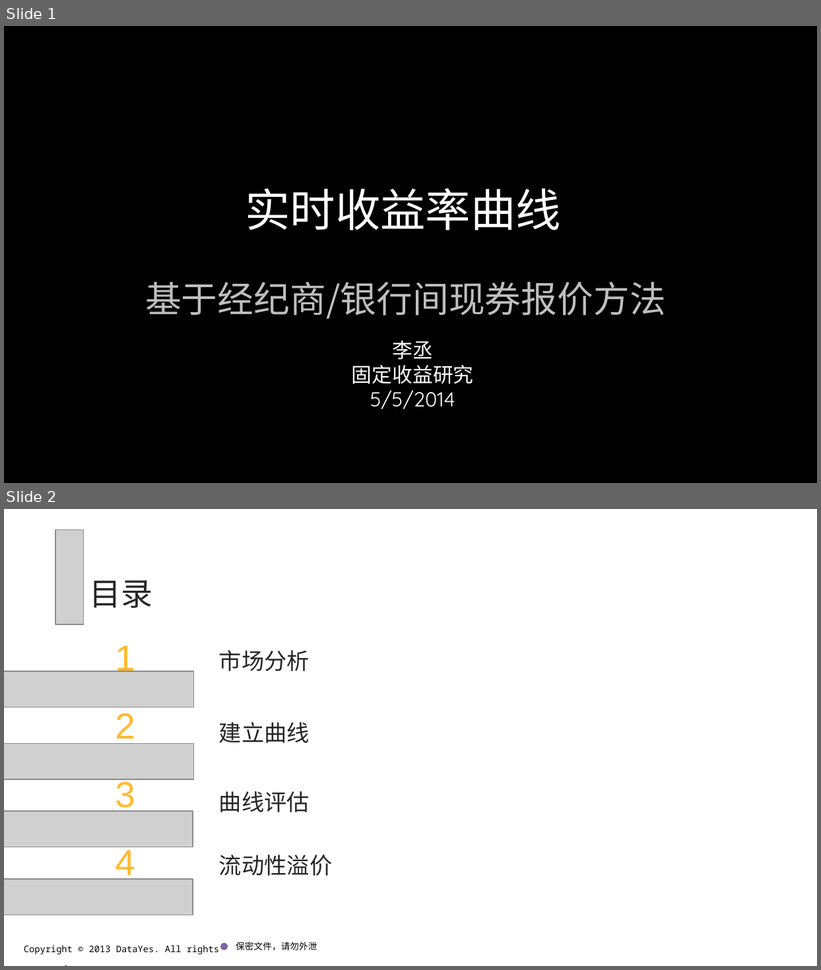
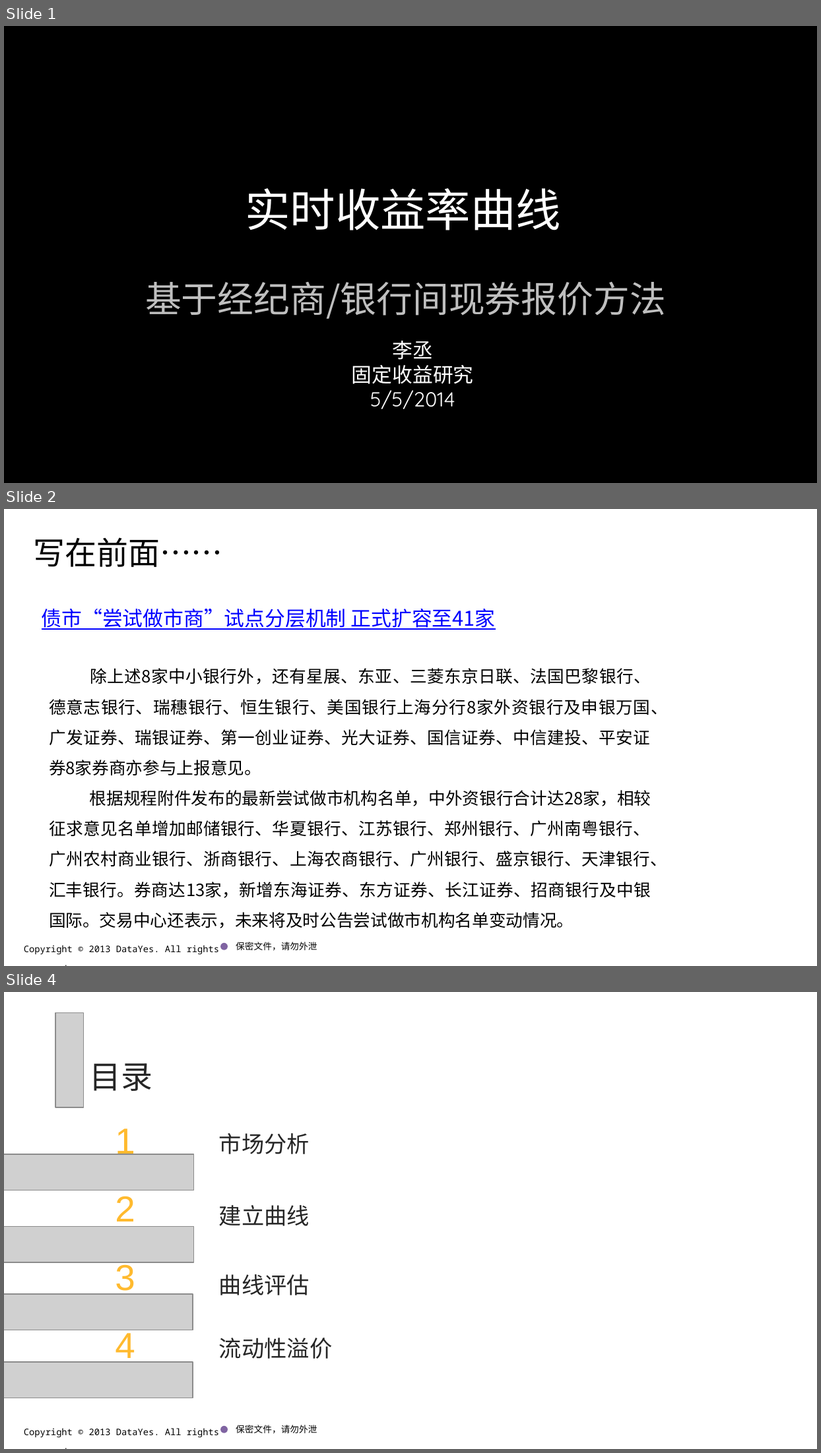
Before and after one commit to jojogh/QuantPlus, a slide deck: quantlib/CAL-SWIG/Python/notebooks/TP/实时收益率曲线.pptx. Shown one above the other, each under a label of ours: slides 1 and 2 before the commit, slides 1, 2 and 4 after it; the slides between them are not shown. The pictures are 821x970 and 821x1453 pixels, drawn with LibreOffice and Linux fonts; fonts in the diff are those of the drawing; grey boxes stand for pictures; background and template pictures are left out. Boxes give left, top, right and bottom in pixels: in the first picture for what was removed or moved away, otherwise in the second. Text is boxed around its words. In the diff, an @@ line names an element or a change of style, - is before the commit and + after.

```diff
--- a/quantlib/CAL-SWIG/Python/notebooks/TP/实时收益率曲线.pptx
+++ b/quantlib/CAL-SWIG/Python/notebooks/TP/实时收益率曲线.pptx
@@ slide 2 added at bbox=[4, 509, 817, 966], background #FFFFFF; not listed: 3 template elements that a slide beside it also shows @@
@@ title added at bbox=[34, 537, 223, 567], 28 pt, text #000000 @@
+写在前面……
@@ text added at bbox=[42, 609, 496, 630], 18 pt, text #0000FF, underline @@
+债市“尝试做市商”试点分层机制 正式扩容至41家
@@ text added at bbox=[49, 668, 668, 929], 15 pt, text #000000 @@
+除上述8家中小银行外，还有星展、东亚、三菱东京日联、法国巴黎银行、德意志银行、瑞穗银行、恒生银行、美国银行上海分行8家外资银行及申银万国、广发证券、瑞银证券、第一创业证券、光大证券、国信证券、中信建投、平安证券8家券商亦参与上报意见。
+根据规程附件发布的最新尝试做市机构名单，中外资银行合计达28家，相较征求意见名单增加邮储银行、华夏银行、江苏银行、郑州银行、广州南粤银行、广州农村商业银行、浙商银行、上海农商银行、广州银行、盛京银行、天津银行、汇丰银行。券商达13家，新增东海证券、东方证券、长江证券、招商银行及中银国际。交易中心还表示，未来将及时公告尝试做市机构名单变动情况。
@@ what was slide 2 is now slide 4 @@
```
Also in this commit, not shown: 1 slide changed, 1 other slide added, 12 other files.
